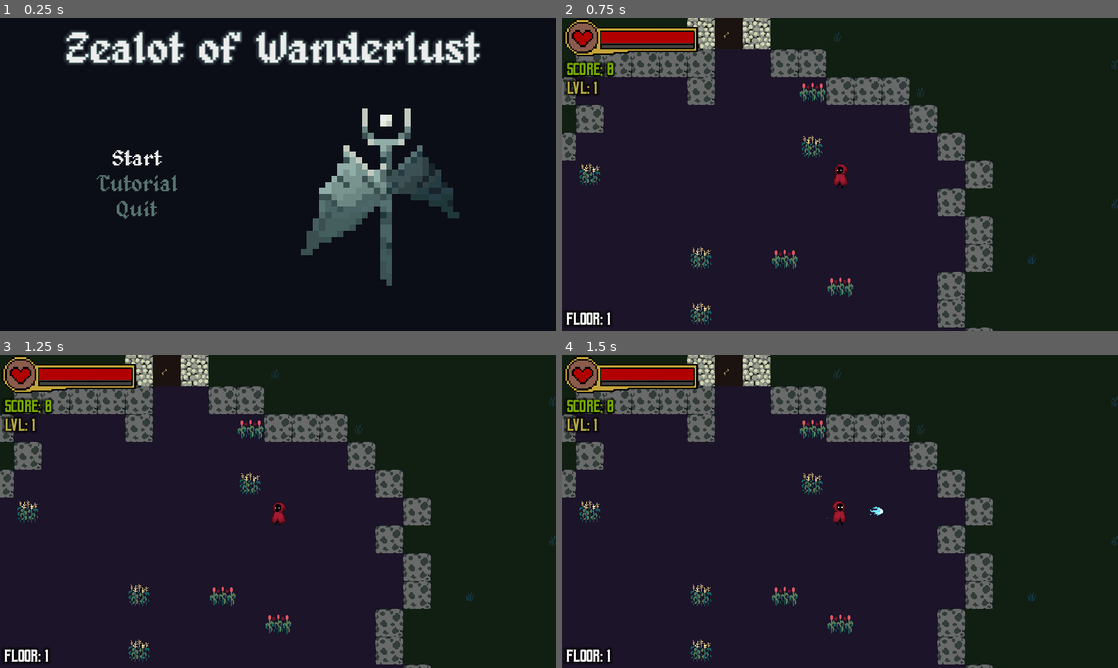
Above: before the commit, frames 1-4 (two rows, left to right).
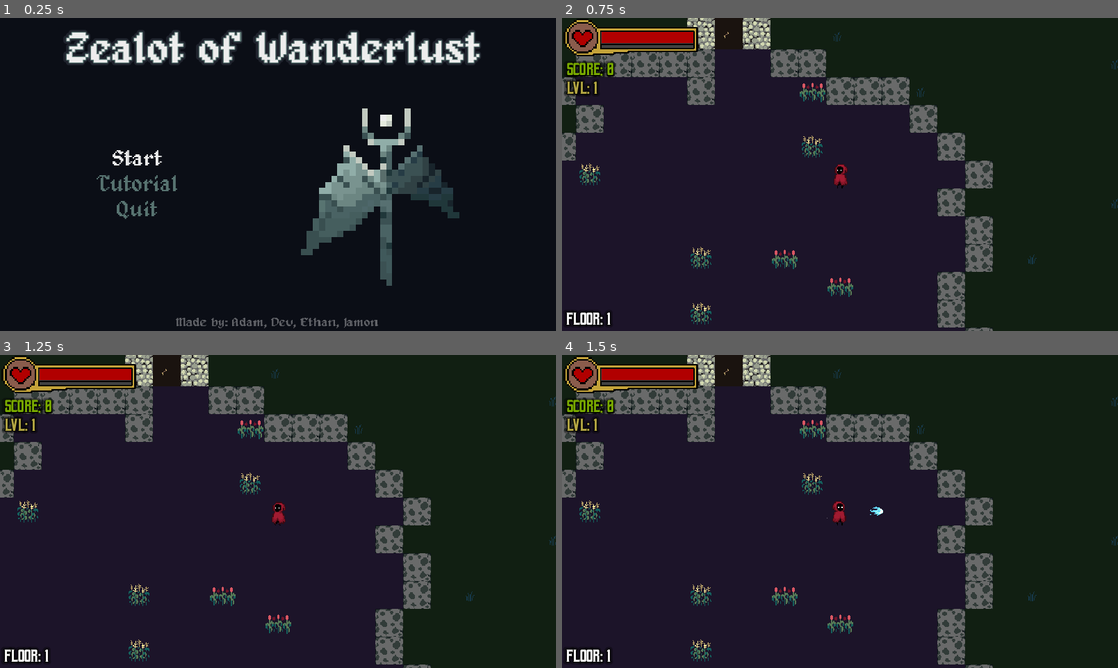
Above: after the commit, the same moments.

Repository: WizardsNStuff/Zealot-of-Wanderlust
Game: Godot game, scene res://Scenes/wizard_game.tscn
Same seed, same stepped clock (60 frames per second), same inputs: the game is played once before the commit and once after it. The engine's default icon, where the game draws it, is replaced by a stand-in: a white triangle on a blue panel in a dark square.
Inputs:
- Up to frame 1 (0.25 s): no input
- Up to frame 2 (0.75 s): click "Start" at 0.5 s
- Up to frame 3 (1.25 s): no input
- Up to frame 4 (1.5 s): tap Enter at 1.25 s; hold Right (attack_right) from 1.28 s (still down)

The runs differ from the first frame. In frame 1, 0.4% of the frame differs, in the area x 31-68%, y 95-100%; in frame 2, nothing differs; in frame 3, nothing differs; in frame 4, nothing differs.

Commit message:
added credits label in the main menu

Diff:
--- a/zealot-of-wanderlust/Scenes/main_menu.tscn
+++ b/zealot-of-wanderlust/Scenes/main_menu.tscn
@@ -40,6 +40,11 @@
 [sub_resource type="StyleBoxEmpty" id="StyleBoxEmpty_4xge3"]
 
 [sub_resource type="StyleBoxEmpty" id="StyleBoxEmpty_outi1"]
+
+[sub_resource type="LabelSettings" id="LabelSettings_mfo8w"]
+font = ExtResource("2_78p07")
+font_size = 30
+font_color = Color(1, 1, 1, 0.356863)
 
 [node name="MainMenu" type="Control" node_paths=PackedStringArray("start_btn", "quit_btn", "tutorial_btn")]
 layout_mode = 3
@@ -156,3 +161,14 @@
 theme_override_styles/normal_mirrored = SubResource("StyleBoxEmpty_tbhxq")
 theme_override_styles/normal = SubResource("StyleBoxEmpty_bnkqy")
 text = "Quit"
+
+[node name="Credits" type="Label" parent="."]
+layout_mode = 0
+offset_left = -1.0
+offset_top = 686.0
+offset_right = 1279.0
+offset_bottom = 715.0
+text = "Made by: Adam, Dev, Ethan, Jamon"
+label_settings = SubResource("LabelSettings_mfo8w")
+horizontal_alignment = 1
+vertical_alignment = 1
Not shown: 1 places in zealot-of-wanderlust/Scenes/main_menu.tscn that only renumber resources
